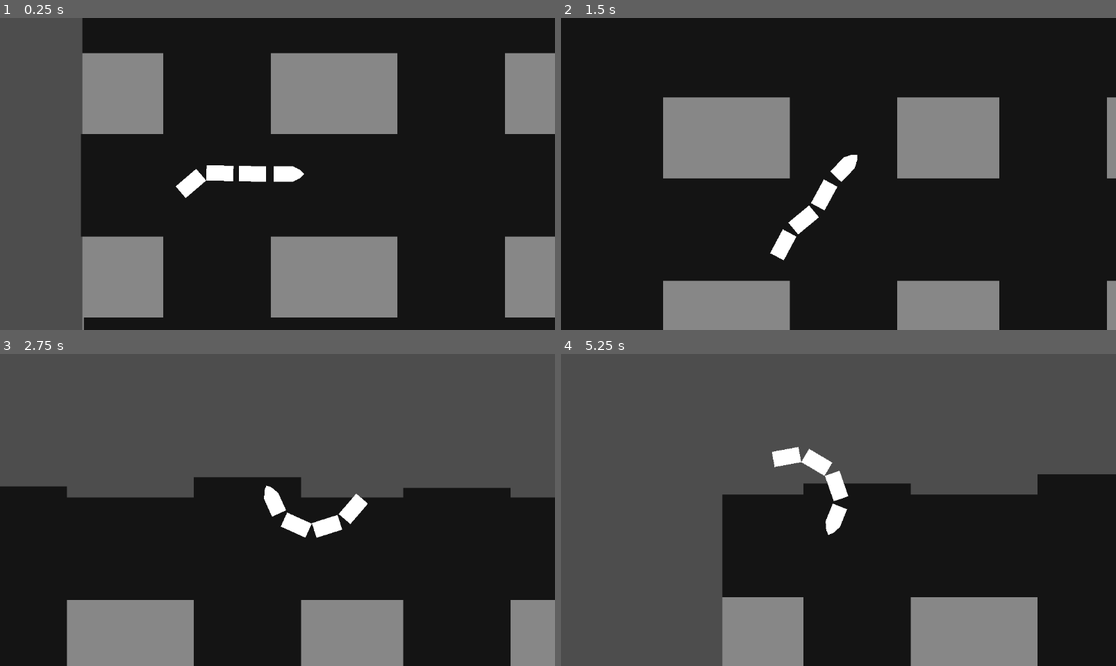
Above: before the commit, frames 1-4 (two rows, left to right).
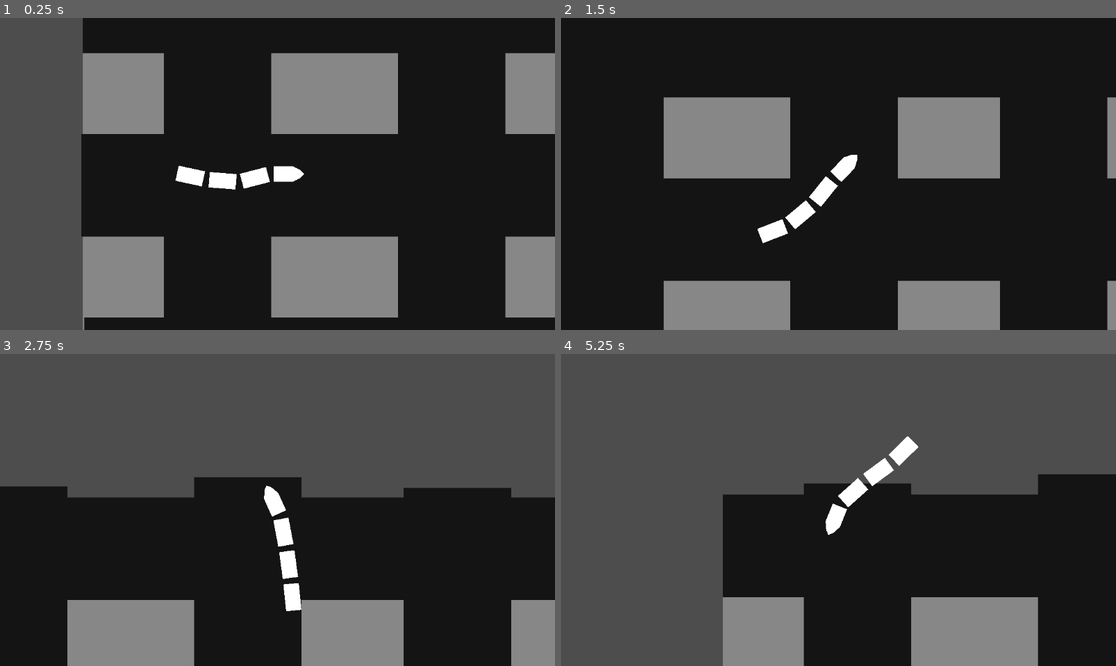
Above: after the commit, the same moments.

Repository: GodMadeEarth/Godot-Wild-Jam-59
Game: Godot game, scene res://game.tscn
Same seed, same stepped clock (60 frames per second), same inputs: the game is played once before the commit and once after it.
Inputs:
- Up to frame 1 (0.25 s): no input
- Up to frame 2 (1.5 s): hold A (Move_L) 0.53-1.28 s; tap D (Move_R) at 1.35 s
- Up to frame 3 (2.75 s): hold A (Move_L) from 2.03 s (still down)
- Up to frame 4 (5.25 s): release A (Move_L) at 2.78 s; tap D (Move_R) at 2.85, 4.35 s; hold A (Move_L) 3.53-4.28 s; hold A (Move_L) from 5.03 s (still down)

The runs differ from the first frame. In frame 1, 1.0% of the frame differs, in the area x 14-92%, y 11-100%; in frame 2, 1.1%; in frame 3, 1.6%; in frame 4, 1.6%, in the area x 29-86%, y 26-100%.

Commit message:
Train Improv

Diff:
--- a/Godot-wild-jam-59/Train.gd
+++ b/Godot-wild-jam-59/Train.gd
@@ -10,7 +10,7 @@
 
 
 # Called every frame. 'delta' is the elapsed time since the previous frame.
-func _process(delta):
+func _physics_process(delta):
 	move(delta)
 
 func move(delta):
--- a/Godot-wild-jam-59/game.tscn
+++ b/Godot-wild-jam-59/game.tscn
@@ -65,5 +65,3 @@
 
 [node name="Train" parent="." instance=ExtResource("1_ru2op")]
 position = Vector2(330, 464)
-
-[node name="Camera2D" type="Camera2D" parent="Train"]
--- a/Godot-wild-jam-59/train.tscn
+++ b/Godot-wild-jam-59/train.tscn
@@ -4,11 +4,11 @@
 
 [node name="Train" type="Node2D"]
 rotation = 1.5708
+
+[node name="Train head" type="CharacterBody2D" parent="."]
+position = Vector2(3.61999e-06, 1)
 script = ExtResource("1_42oq3")
 speed = 300
-
-[node name="Train head" type="CharacterBody2D" parent="."]
-position = Vector2(-3.05176e-05, 0)
 metadata/_edit_group_ = true
 
 [node name="Polygon2D" type="Polygon2D" parent="Train head"]
@@ -19,16 +19,19 @@
 position = Vector2(-8, -8)
 polygon = PackedVector2Array(0, -40, -8, -24, -8, 16, 24, 16, 24, -24, 16, -40, 8, -48)
 
+[node name="Camera2D" type="Camera2D" parent="Train head"]
+
 [node name="PinJoint2D" type="PinJoint2D" parent="."]
-position = Vector2(4.95911e-05, 14)
+position = Vector2(4.3869e-05, 12)
 node_a = NodePath("../Train head")
 node_b = NodePath("../Train Car")
 bias = 0.1
 disable_collision = false
 
 [node name="Train Car" type="RigidBody2D" parent="."]
-position = Vector2(0.000160217, 44)
-gravity_scale = 0.0
+position = Vector2(0.000144958, 40)
+center_of_mass_mode = 1
+linear_damp = 4.5
 metadata/_edit_group_ = true
 
 [node name="Polygon2D" type="Polygon2D" parent="Train Car"]
@@ -40,15 +43,16 @@
 polygon = PackedVector2Array(-8, -8, -8, 48, 24, 48, 24, -8)
 
 [node name="PinJoint2D2" type="PinJoint2D" parent="."]
-position = Vector2(0.000297546, 82)
+position = Vector2(0.000282288, 78)
 node_a = NodePath("../Train Car")
 node_b = NodePath("../Train Car2")
 bias = 0.1
 disable_collision = false
 
 [node name="Train Car2" type="RigidBody2D" parent="."]
-position = Vector2(0.000404358, 112)
-gravity_scale = 0.0
+position = Vector2(0.000396729, 108)
+center_of_mass_mode = 1
+linear_damp = 4.5
 metadata/_edit_group_ = true
 
 [node name="Polygon2D" type="Polygon2D" parent="Train Car2"]
@@ -60,15 +64,17 @@
 polygon = PackedVector2Array(-8, -8, -8, 48, 24, 48, 24, -8)
 
 [node name="PinJoint2D3" type="PinJoint2D" parent="."]
-position = Vector2(0.000549316, 150)
+position = Vector2(0.000534058, 146)
 node_a = NodePath("../Train Car2")
 node_b = NodePath("../Train Car3")
 bias = 0.1
 disable_collision = false
 
 [node name="Train Car3" type="RigidBody2D" parent="."]
-position = Vector2(0.000656128, 180)
+position = Vector2(0.000640869, 176)
+center_of_mass_mode = 1
 gravity_scale = 0.0
+linear_damp = 4.5
 metadata/_edit_group_ = true
 
 [node name="Polygon2D" type="Polygon2D" parent="Train Car3"]
